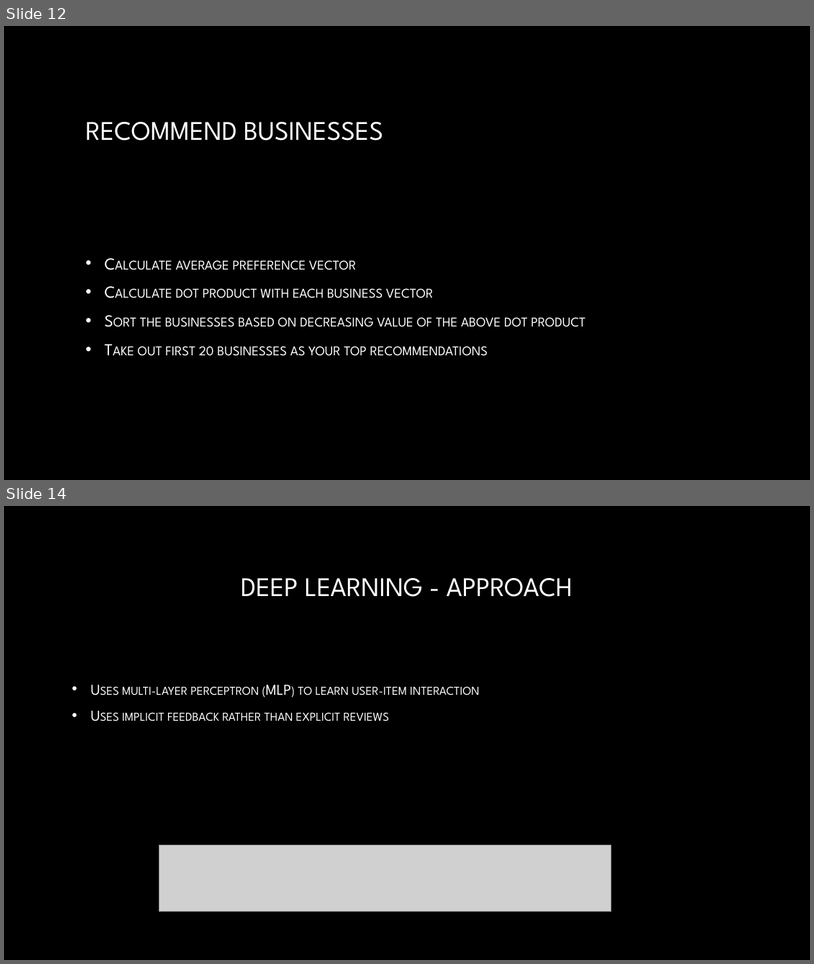
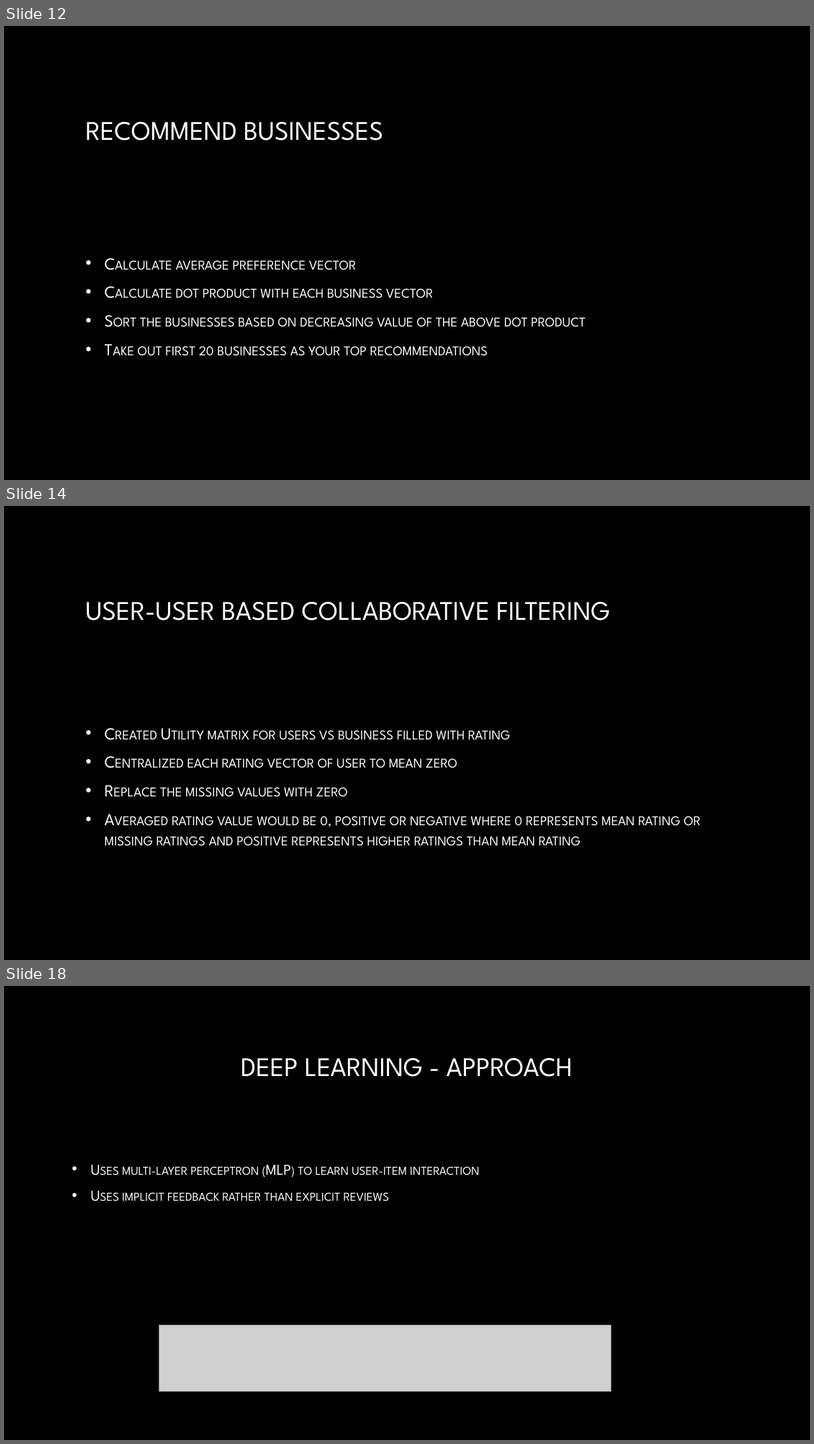
Before and after one commit to AbhayKasturia/YelpRecommendationSystem, a slide deck: Final_Presentation/draft_presentation.pptx. Shown one above the other, each under a label of ours: slides 12 and 14 before the commit, slides 12, 14 and 18 after it; the slides between them are not shown. The pictures are 814x964 and 814x1444 pixels, drawn with LibreOffice and Linux fonts; fonts in the diff are those of the drawing; grey boxes stand for pictures; background and template pictures are left out. Boxes give left, top, right and bottom in pixels: in the first picture for what was removed or moved away, otherwise in the second. Text is boxed around its words. In the diff, an @@ line names an element or a change of style, - is before the commit and + after.

```diff
--- a/Final_Presentation/draft_presentation.pptx
+++ b/Final_Presentation/draft_presentation.pptx
@@ slide 14 added at (x1=4, y1=506, x2=810, y2=960), background picture (left out) @@
@@ title added at (x1=85, y1=602, x2=610, y2=620), 32 pt, text gradient #FFFFFF to #A6A6A6 @@
+USER-USER BASED COLLABORATIVE FILTERING
@@ text added at (x1=105, y1=730, x2=702, y2=846), 20 pt, text gradient #FFFFFF to #BFBFBF, small capitals @@
+• Created Utility matrix for users vs business filled with rating
+• Centralized each rating vector of user to mean zero
+• Replace the missing values with zero
+• Averaged rating value would be 0, positive or negative where 0 represents mean rating or missing ratings and positive represents higher ratings than mean rating
@@ what was slide 14 is now slide 18 @@
```
Also in this commit, not shown: 1 slide changed, 3 other slides added.
